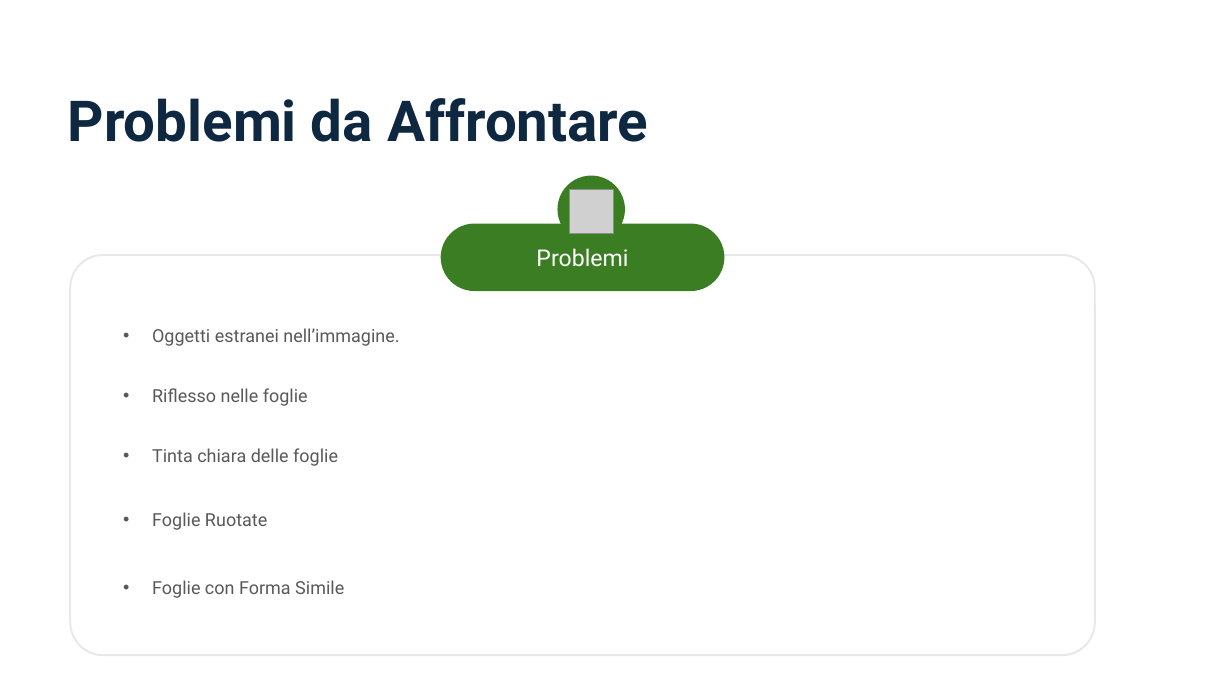
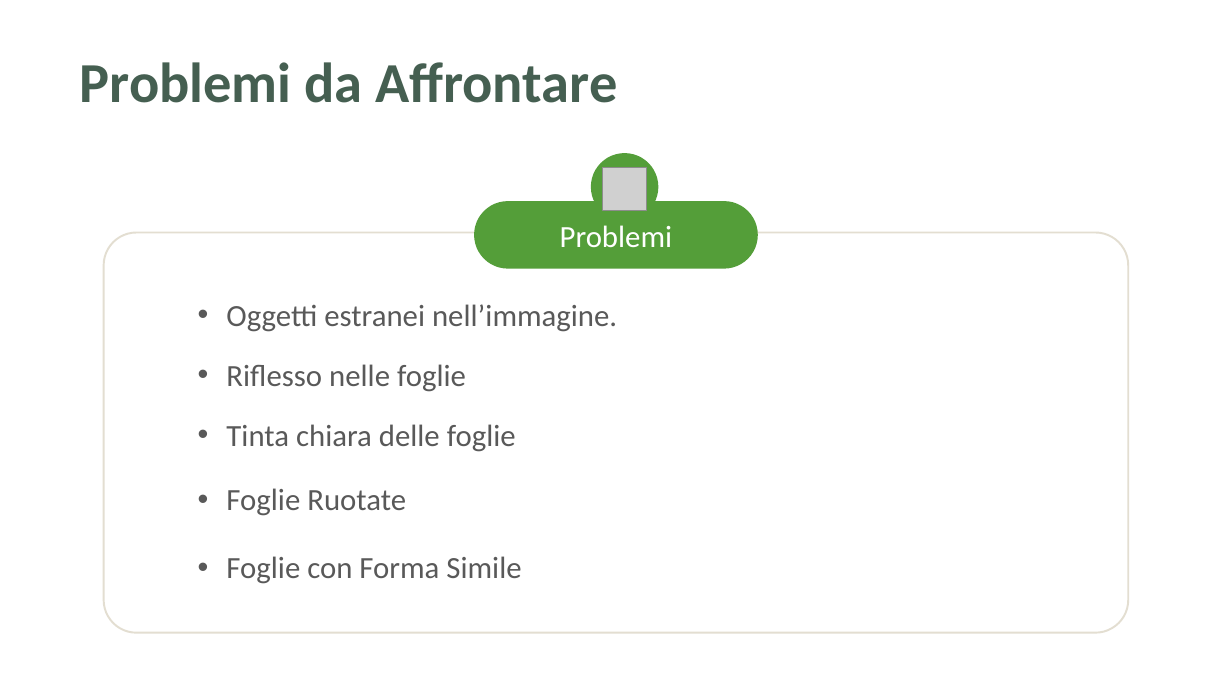
Before and after one commit to aleeteo/leaf_ID, a slide deck: slide 5 of presentazione/ProjectLeafWIP.pptx. Drawn at 1232x693 pixels with LibreOffice and Linux fonts; fonts in the diff are those of the drawing; grey boxes stand for pictures. Boxes give left, top, right and bottom in pixels: in the first picture for what was removed or moved away, otherwise in the second. Text is boxed around its words. In the diff, an @@ line names an element or a change of style, - is before the commit and + after.

```diff
--- a/presentazione/ProjectLeafWIP.pptx
+++ b/presentazione/ProjectLeafWIP.pptx
@@ title "Problemi da Affrontare": place and size @@
-title "Problemi da Affrontare" at (68,98,648,142)
+title "Problemi da Affrontare" at (80,62,617,103)
@@ title "Problemi da Affrontare" at (80,62,617,103): font Roboto to Calibri, text colour #0E2841 to #455F51 @@
@@ ellipse: place and size @@
-ellipse at (557,176,625,243)
+ellipse at (592,153,659,221)
@@ ellipse at (592,153,659,221): fill #3B7D23 to #549E39 @@
@@ picture: place and size @@
-picture at (569,189,613,233)
+picture at (603,167,646,211)
@@ rounded rectangle "Problemi": place and size @@
-rounded rectangle "Problemi" at (441,224,725,291)
+rounded rectangle "Problemi" at (474,201,758,269)
@@ rounded rectangle "Problemi" at (474,201,758,269): size 18 to 24 pt, font Roboto to Calibri; fill #3B7D23 to #549E39 @@
@@ rounded rectangle: place and size @@
-rounded rectangle at (70,255,1095,655)
+rounded rectangle at (104,233,1128,633)
@@ rounded rectangle at (104,233,1128,633): outline #E8E8E8 1.5 pt to #E3DED1 1.5 pt @@
@@ text "Oggetti estranei nell’immagine.": place and size @@
-text "Oggetti estranei nell’immagine." at (152,328,399,346)
+text "Oggetti estranei nell’immagine." at (226,304,617,332)
@@ text "Riflesso nelle foglie": place and size @@
-text "Riflesso nelle foglie" at (152,388,308,406)
+text "Riflesso nelle foglie" at (226,364,466,392)
@@ text "Tinta chiara delle foglie": place and size @@
-text "Tinta chiara delle foglie" at (152,448,338,466)
+text "Tinta chiara delle foglie" at (226,424,516,452)
@@ text "Foglie Ruotate": place and size @@
-text "Foglie Ruotate" at (152,512,267,530)
+text "Foglie Ruotate" at (226,488,406,516)
@@ size 14 to 24 pt, font Roboto to Calibri in 5 elements at (226,304,617,332), (226,424,516,452), (226,488,406,516), (226,364,466,392), (226,556,521,584) @@
@@ text "Foglie con Forma Simile": place and size @@
-text "Foglie con Forma Simile" at (152,580,344,598)
+text "Foglie con Forma Simile" at (226,556,521,584)
```
Also in this commit, not shown: 28 other slides changed, 10 slides added, 4 slides removed.
